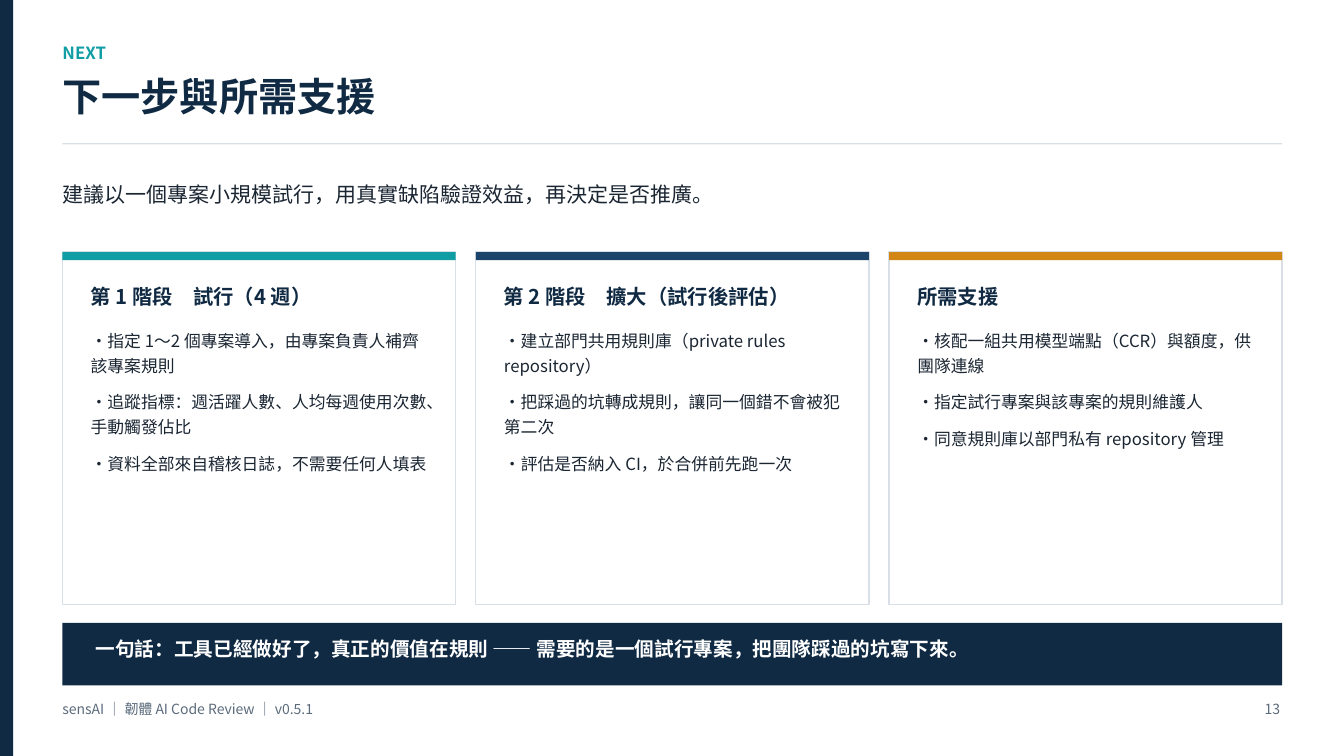
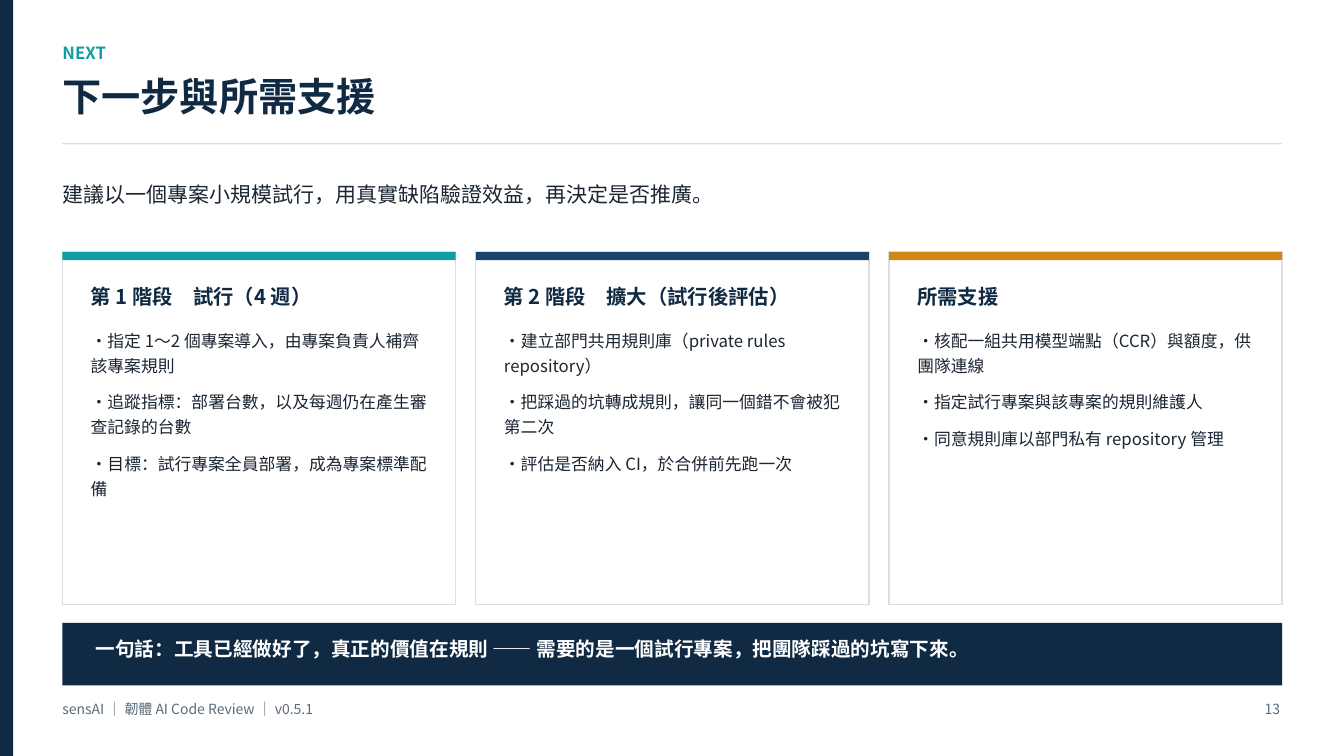
Before and after one commit to kevintsou/sensAI, a slide deck: slide 13 of docs/sensAI_報告.pptx. Drawn at 1344x756 pixels with LibreOffice and Linux fonts; fonts in the diff are those of the drawing. Boxes give left, top, right and bottom in pixels: in the first picture for what was removed or moved away, otherwise in the second. Text is boxed around its words. In the diff, an @@ line names an element or a change of style, - is before the commit and + after.

```diff
--- a/docs/sensAI_報告.pptx
+++ b/docs/sensAI_報告.pptx
@@ text at (91, 394, 427, 497): text changed @@
-・追蹤指標：週活躍人數、人均每週使用次數、手動觸發佔比
-・資料全部來自稽核日誌，不需要任何人填表
+・追蹤指標：部署台數，以及每週仍在產生審查記錄的台數
+・目標：試行專案全員部署，成為專案標準配備
```
Also in this commit, not shown: 1 slide added, 1 slide removed, 2 other files.
